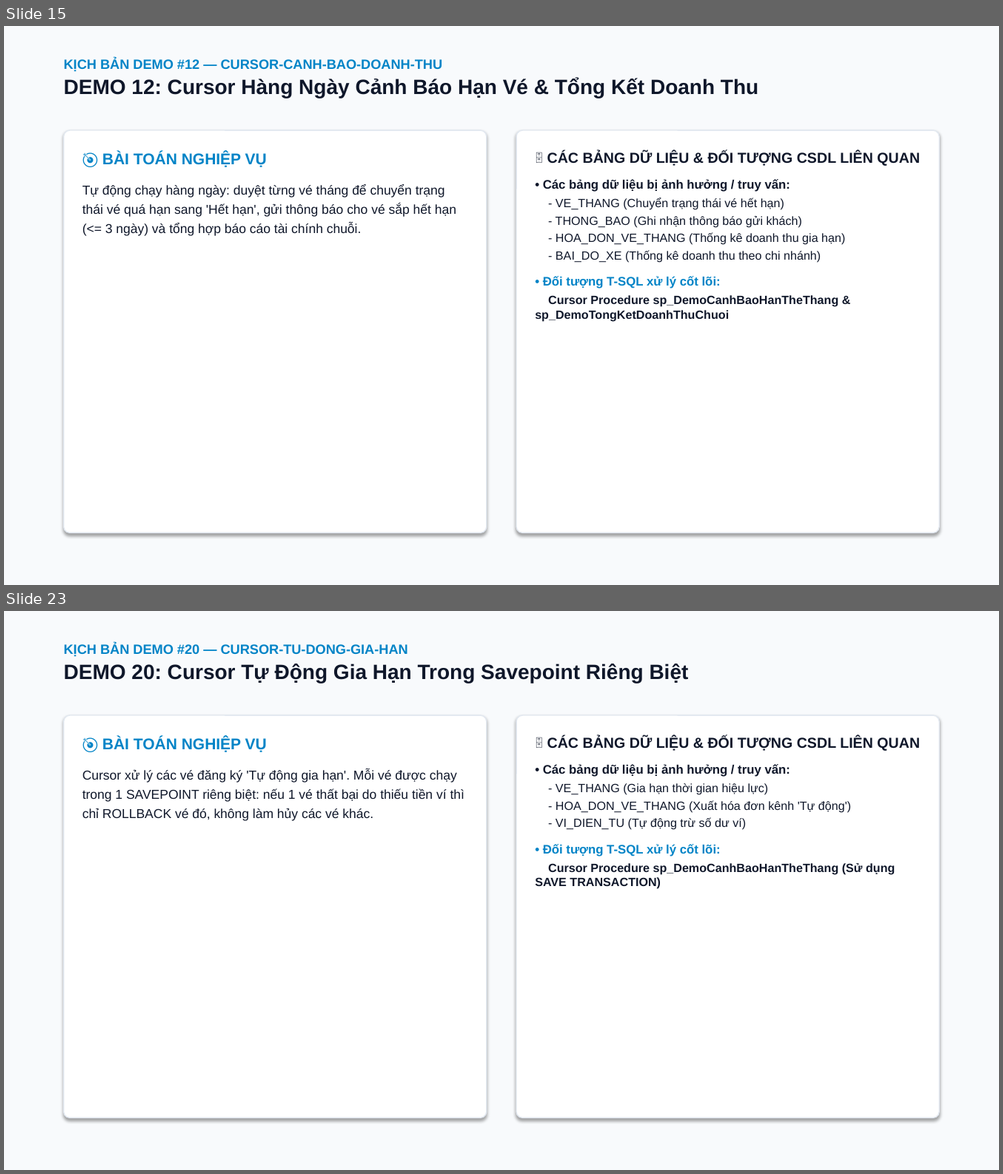
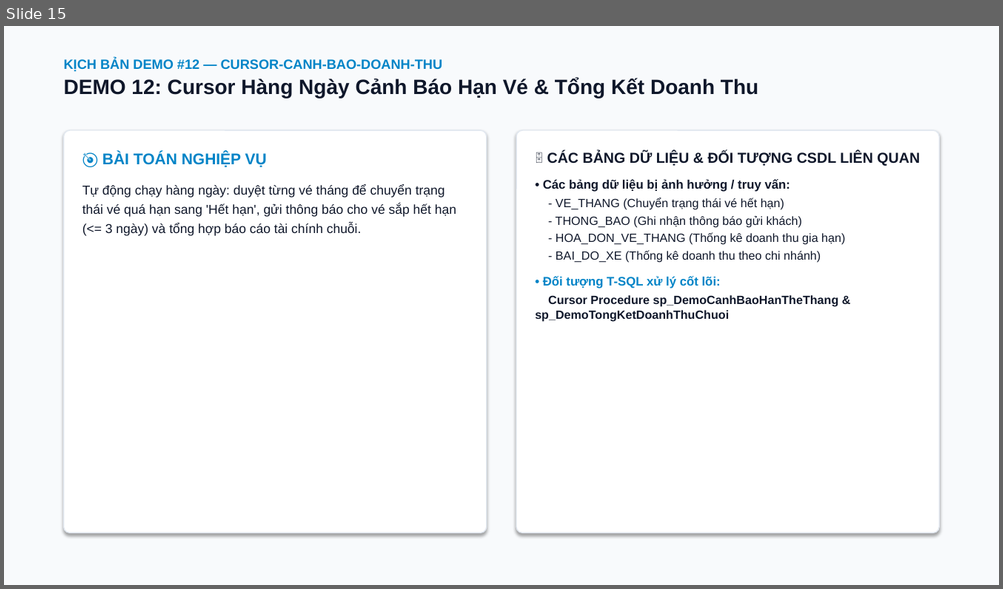
Before and after one commit to 25730084-LeThanhTu/qltt-parking-lot-management, a slide deck: docs/Slides_DoAn_QuanLyChuoiBaiDoXe.pptx. Shown one above the other, each under a label of ours: slides 15 and 23 before the commit, slide 15 after it; the slides between them are not shown. The pictures are 1003x1174 and 1003x589 pixels, drawn with LibreOffice and Linux fonts; fonts in the diff are those of the drawing. Boxes give left, top, right and bottom in pixels: in the first picture for what was removed or moved away, otherwise in the second. Text is boxed around its words. In the diff, an @@ line names an element or a change of style, - is before the commit and + after.

```diff
--- a/docs/Slides_DoAn_QuanLyChuoiBaiDoXe.pptx
+++ b/docs/Slides_DoAn_QuanLyChuoiBaiDoXe.pptx
@@ slide 23 removed at bbox=[4, 611, 999, 1170], background #F8FAFC @@
@@ text removed at bbox=[64, 644, 688, 684] @@
-KỊCH BẢN DEMO #20 — CURSOR-TU-DONG-GIA-HAN
-DEMO 20: Cursor Tự Động Gia Hạn Trong Savepoint Riêng Biệt
@@ rounded rectangle removed at bbox=[64, 715, 486, 1119] @@
@@ rounded rectangle removed at bbox=[517, 715, 939, 1119] @@
@@ text removed at bbox=[82, 737, 464, 821] @@
-🎯 BÀI TOÁN NGHIỆP VỤ
-Cursor xử lý các vé đăng ký 'Tự động gia hạn'. Mỗi vé được chạy trong 1 SAVEPOINT riêng biệt: nếu 1 vé thất bại do thiếu tiền ví thì chỉ ROLLBACK vé đó, không làm hủy các vé khác.
@@ text removed at bbox=[535, 737, 919, 889] @@
-🗄️ CÁC BẢNG DỮ LIỆU & ĐỐI TƯỢNG CSDL LIÊN QUAN
-• Các bảng dữ liệu bị ảnh hưởng / truy vấn:
-- VE_THANG (Gia hạn thời gian hiệu lực)
-- HOA_DON_VE_THANG (Xuất hóa đơn kênh 'Tự động')
-- VI_DIEN_TU (Tự động trừ số dư ví)
-• Đối tượng T-SQL xử lý cốt lõi:
-Cursor Procedure sp_DemoCanhBaoHanTheThang (Sử dụng SAVE TRANSACTION)
```
Also in this commit, not shown: 8 other slides removed, 1 other file.
